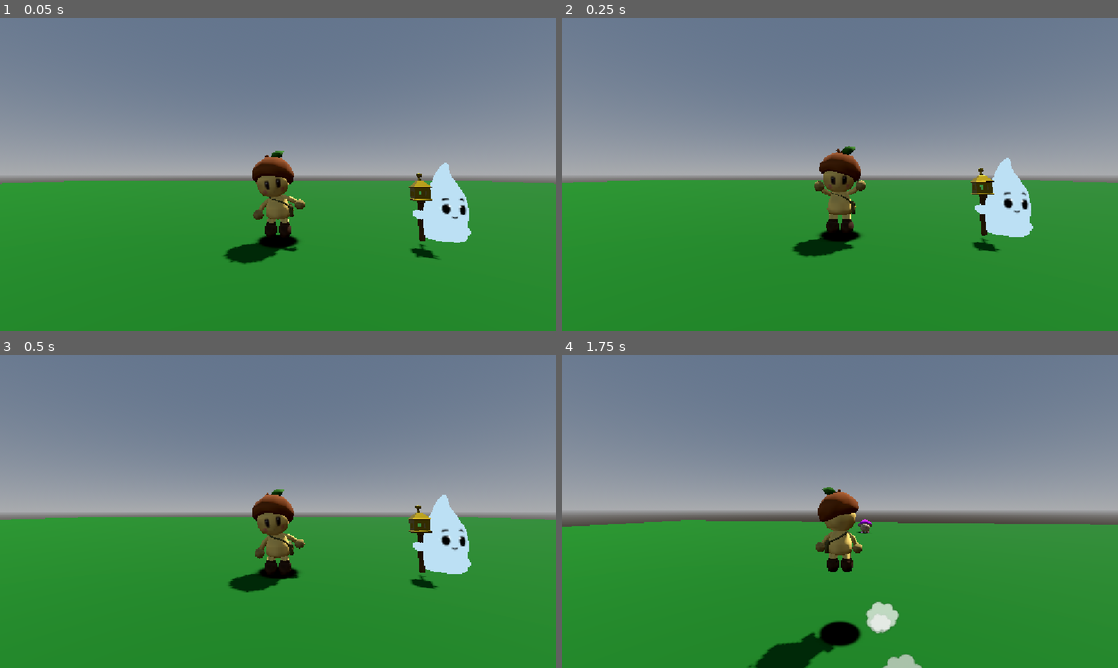
Above: before the commit, frames 1-4 (two rows, left to right).
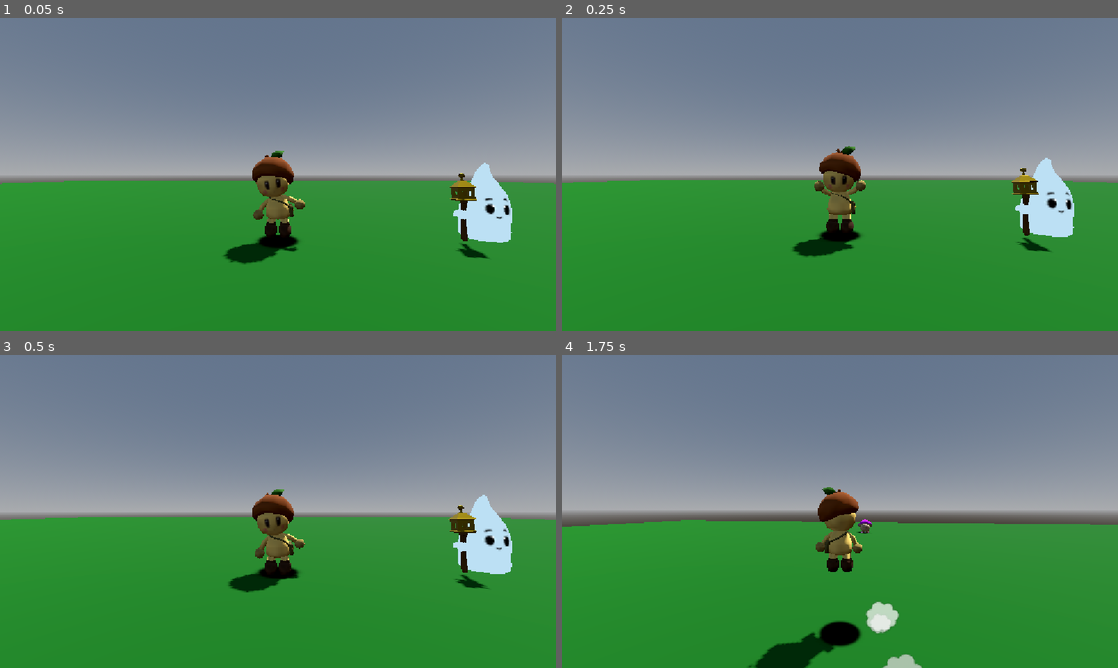
Above: after the commit, the same moments.

Repository: Dempsey845/the-courier
Game: Godot game, scene res://World/world.tscn
Same seed, same stepped clock (60 frames per second), same inputs: the game is played once before the commit and once after it.
Inputs (mouse positions are in pixels of both pictures, inside the frame that each line leads up to):
- Up to frame 1 (0.05 s): no input
- Up to frame 2 (0.25 s): no input
- Up to frame 3 (0.5 s): no input
- Up to frame 4 (1.75 s): move the mouse to (867, 511) at 0.52 s; hold W (move_forward) from 0.53 s (still down); click (867, 511) at 0.6 s; tap Space (jump) at 0.77, 1.52 s; move the mouse to (812, 511) at 1.27 s; tap E (interact) at 1.35 s; click (812, 511) at 1.55 s

The runs differ from the first frame. In frame 1, 3.7% of the frame differs, in the area x 73-93%, y 46-78%; in frame 2, 3.6%; in frame 3, 3.6%; in frame 4, nothing differs.

Commit message:
Setup the basic wisp NPC structure so that the player can start a dialogue with them.

Diff:
--- /dev/null
+++ b/NPC/Wisp/wisp_npc.tscn
@@ -0,0 +1,20 @@
+[gd_scene format=3 uid="uid://cl1wysfuxby3q"]
+
+[ext_resource type="PackedScene" uid="uid://bmi57avorlix8" path="res://NPC/npc.tscn" id="1_b5eij"]
+[ext_resource type="PackedScene" uid="uid://bbqntu13b4jcb" path="res://NPC/Wisp/wisp_model.tscn" id="2_7k7ye"]
+[ext_resource type="Resource" uid="uid://bxc41uapwm3s6" path="res://Systems/Dialogue/Wisp/wisp_dialogue.res" id="2_1766p"]
+[ext_resource type="Texture2D" uid="uid://gp4mpnxet71b" path="res://NPC/Wisp/Wisp_Wisp.png" id="3_7nt0i"]
+
+[sub_resource type="SphereShape3D" id="SphereShape3D_xrivr"]
+radius = 4.0
+
+[node name="WispNPC" unique_id=870401761 instance=ExtResource("1_b5eij")]
+
+[node name="DialogueController" parent="." index="0" unique_id=1124534431]
+dialogue = ExtResource("2_1766p")
+icon_texture = ExtResource("3_7nt0i")
+
+[node name="CollisionShape3D" type="CollisionShape3D" parent="InteractZone" parent_id_path=PackedInt32Array(362051573) index="0" unique_id=1815261730]
+shape = SubResource("SphereShape3D_xrivr")
+
+[node name="WispModel" parent="." index="2" unique_id=76251156 instance=ExtResource("2_7k7ye")]
--- a/NPC/npc.tscn
+++ b/NPC/npc.tscn
@@ -10,3 +10,5 @@
 script = ExtResource("1_asys0")
 
 [node name="InteractZone" type="Area3D" parent="." unique_id=362051573]
+collision_layer = 256
+collision_mask = 512
--- a/Player/player.tscn
+++ b/Player/player.tscn
@@ -56,6 +56,9 @@
 radius = 0.4
 
 [sub_resource type="CapsuleShape3D" id="CapsuleShape3D_13qdw"]
+
+[sub_resource type="SphereShape3D" id="SphereShape3D_xrivr"]
+radius = 1.2
 
 [node name="Player" type="CharacterBody3D" unique_id=67220391]
 script = ExtResource("1_4ntmi")
@@ -142,3 +145,13 @@
 transform = Transform3D(1, 0, 0, 0, 1, 0, 0, 0, 1, 0, 1, 0)
 shape = SubResource("CapsuleShape3D_13qdw")
 debug_color = Color(0, 0.64169705, 0.33515495, 0.41960785)
+
+[node name="PlayerInteractZone" type="Area3D" parent="." unique_id=411531527]
+collision_layer = 512
+collision_mask = 256
+
+[node name="CollisionShape3D" type="CollisionShape3D" parent="PlayerInteractZone" unique_id=1479845987]
+transform = Transform3D(1, 0, 0, 0, 1, 0, 0, 0, 1, 0, 1.1000001, 0)
+shape = SubResource("SphereShape3D_xrivr")
+debug_color = Color(0.09644664, 0.52343696, 1, 0.41960785)
+debug_fill = false
--- a/Systems/Dialogue/dialogue_ui.tscn
+++ b/Systems/Dialogue/dialogue_ui.tscn
@@ -108,11 +108,11 @@
 anchors_preset = 15
 anchor_right = 1.0
 anchor_bottom = 1.0
-offset_left = 89.0
+offset_left = 51.0
 offset_bottom = -0.6221657
 grow_horizontal = 2
 grow_vertical = 2
-theme_override_font_sizes/font_size = 8
+theme_override_font_sizes/font_size = 16
 vertical_alignment = 1
 
 [node name="Icon" type="Control" parent="Container/MarginContainer" unique_id=926154258]
--- a/World/world.tscn
+++ b/World/world.tscn
@@ -6,8 +6,8 @@
 [ext_resource type="Texture2D" uid="uid://4rlm2g5x5820" path="res://Enemies/Golem/golem_stomp_instruction.png" id="3_j8job"]
 [ext_resource type="PackedScene" uid="uid://du7tgosjqxyde" path="res://Enemies/Puffcap/puffcap_enemy.tscn" id="4_3f78f"]
 [ext_resource type="PackedScene" uid="uid://cniwu7eyr0832" path="res://Enemies/Snapper/snapper_enemy.tscn" id="5_k8do8"]
-[ext_resource type="PackedScene" uid="uid://bbqntu13b4jcb" path="res://NPC/Wisp/wisp_model.tscn" id="6_bkhv4"]
 [ext_resource type="PackedScene" uid="uid://b4yyn7ah5o6it" path="res://Systems/Dialogue/dialogue_ui.tscn" id="7_yf0ba"]
+[ext_resource type="PackedScene" uid="uid://cl1wysfuxby3q" path="res://NPC/Wisp/wisp_npc.tscn" id="8_eidgh"]
 
 [sub_resource type="ProceduralSkyMaterial" id="ProceduralSkyMaterial_62w18"]
 sky_horizon_color = Color(0.66224277, 0.6717428, 0.6867428, 1)
@@ -94,5 +94,5 @@
 transform = Transform3D(1, 0, 0, 0, 1, 0, 0, 0, 1, 36, 0, 0)
 target = NodePath("../Player")
 
-[node name="WispModel" parent="." unique_id=76251156 instance=ExtResource("6_bkhv4")]
-transform = Transform3D(1, 0, 0, 0, 1, 0, 0, 0, 1, 4, 0, 0)
+[node name="WispNPC" parent="." unique_id=870401761 instance=ExtResource("8_eidgh")]
+transform = Transform3D(1, 0, 0, 0, 1, 0, 0, 0, 1, 5, 0, 0)
--- a/project.godot
+++ b/project.godot
@@ -57,6 +57,12 @@
 "events": [Object(InputEventKey,"resource_local_to_scene":false,"resource_name":"","device":-1,"window_id":0,"alt_press …(192 unchanged characters)…
 ]
 }
+advance_dialogue={
+"deadzone": 0.2,
+"events": [Object(InputEventMouseButton,"resource_local_to_scene":false,"resource_name":"","device":-1,"window_id":0,"alt_pressed":false,"shift_pressed":false,"ctrl_pressed":false,"meta_pressed":false,"button_mask":1,"position":Vector2(316, 25),"global_position":Vector2(325, 73),"factor":1.0,"button_index":1,"canceled":false,"pressed":true,"double_click":false,"script":null)
+, Object(InputEventKey,"resource_local_to_scene":false,"resource_name":"","device":-1,"window_id":0,"alt_pressed":false,"shift_pressed":false,"ctrl_pressed":false,"meta_pressed":false,"pressed":false,"keycode":0,"physical_keycode":32,"key_label":0,"unicode":32,"location":0,"echo":false,"script":null)
+]
+}
 
 [layer_names]
 
@@ -64,6 +70,8 @@
 3d_physics/layer_6="EnemyHurtbox"
 3d_physics/layer_7="PlayerHitbox"
 3d_physics/layer_8="EnemyHitbox"
+3d_physics/layer_9="NPC_Interact"
+3d_physics/layer_10="Player_Interact"
 
 [physics]
 
